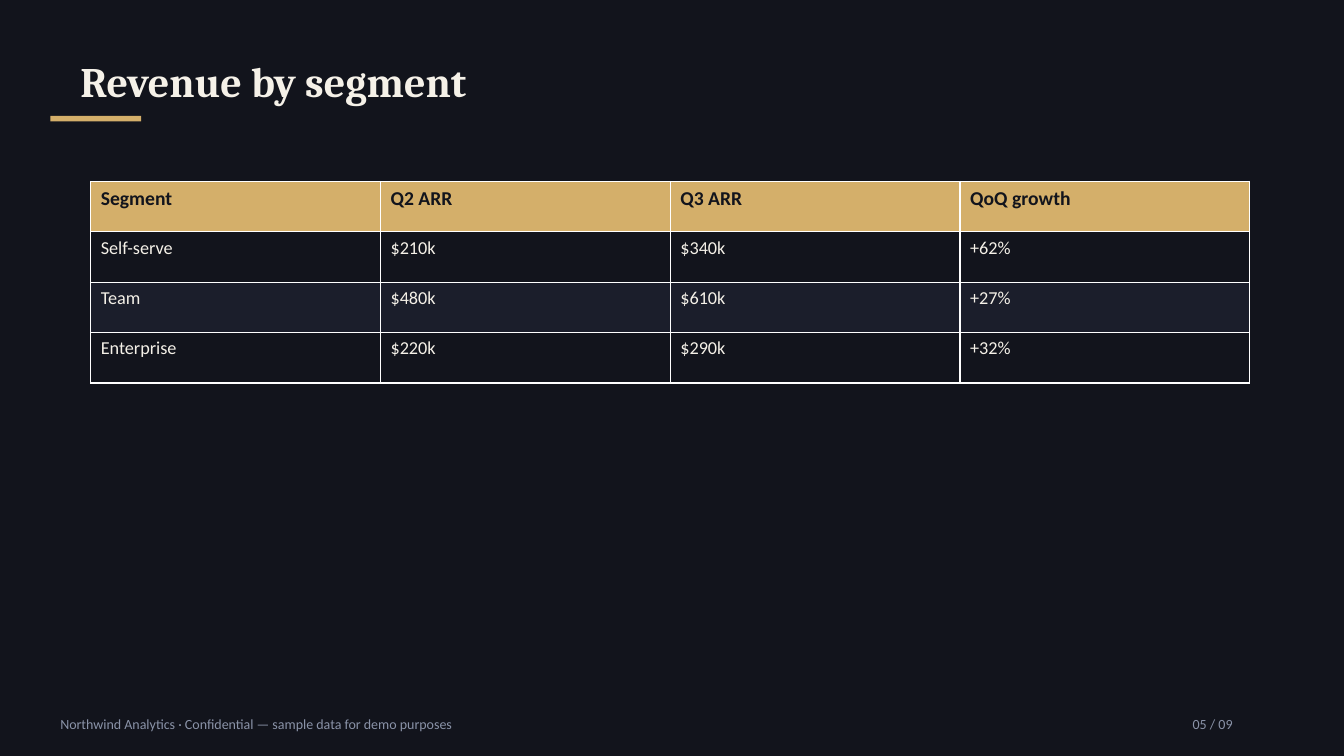
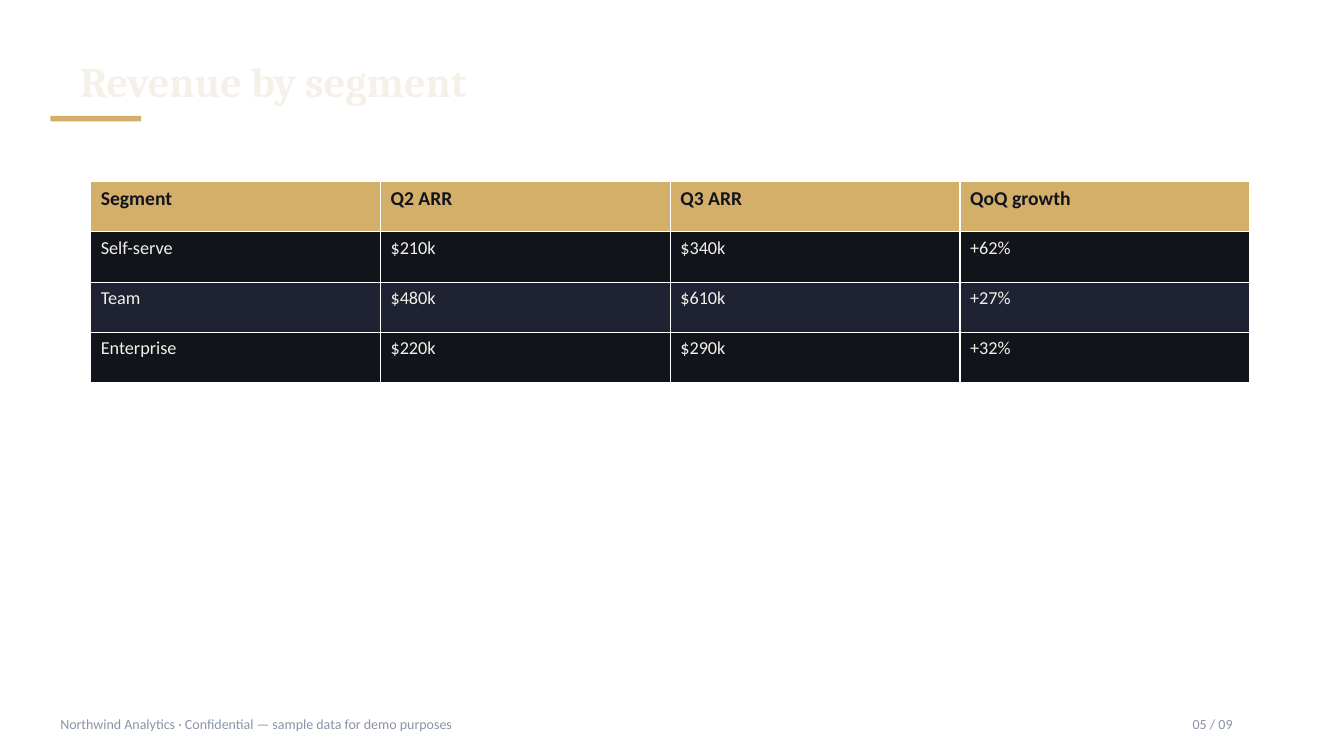
Before and after one commit to joeshwoa/ai-skills, a slide deck: slide 5 of skills/premium-presentations/demo/sample.pptx. Drawn at 1344x756 pixels with LibreOffice and Linux fonts; fonts in the diff are those of the drawing; background and template pictures are left out. Boxes give left, top, right and bottom in pixels: in the first picture for what was removed or moved away, otherwise in the second. Text is boxed around its words. In the diff, an @@ line names an element or a change of style, - is before the commit and + after.

Commit message:
Presentation quality overhaul: 6 -> 16 themes, real gradient+grid+glow backgrounds (was flat fills)
Addresses feedback that the deck looked template-y: every theme now
renders a generated background (linear gradient + faint engineering grid
+ soft glow blobs in the accent colors) instead of a solid fill, stamped
as a full-bleed image behind each slide. HTML preview's CSS updated to
match. Hero slides (title/section/closing) get bolder glow; content
slides keep it subtle in a back corner so text stays legible.

```diff
--- a/skills/premium-presentations/demo/sample.pptx
+++ b/skills/premium-presentations/demo/sample.pptx
@@ background #12141C to picture (left out) @@
@@ table at (91,181,1252,383) @@
@@ fill #1B1E2B to #1E2233 in row 3 @@
```
Also in this commit, not shown: 8 other slides changed, 6 other files.
